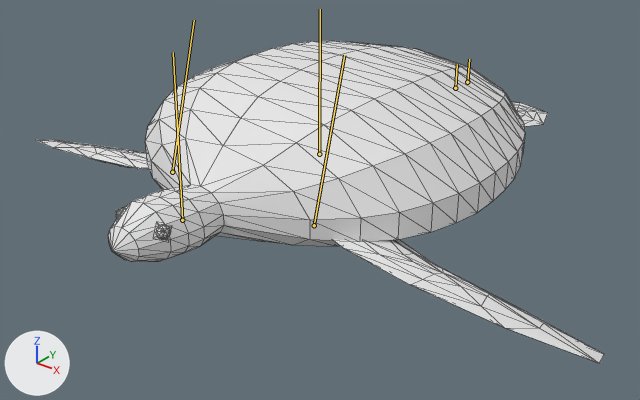
Renders of the glTF model ocean-refined/assets/models/user-sets/sets/creature-set/green-turtle.glb from each side of a commit.
Both versions are drawn from a 50 mm lens placed at (3.31, -4.32, 2.22), pointed at (0.07, -0.28, -0.29). The axes (+X, +Y, +Z) are drawn at lower left. The lights are the same throughout. The first picture is the older version. Both versions are drawn at frame 0 of the action 'swim'; the numbers are the values there. The bones that change, and the others that lie on the model, are drawn over the model as lines. Mesh edges are drawn as thin lines.

Names of what the first picture shows: 'green-turtle_mesh'.
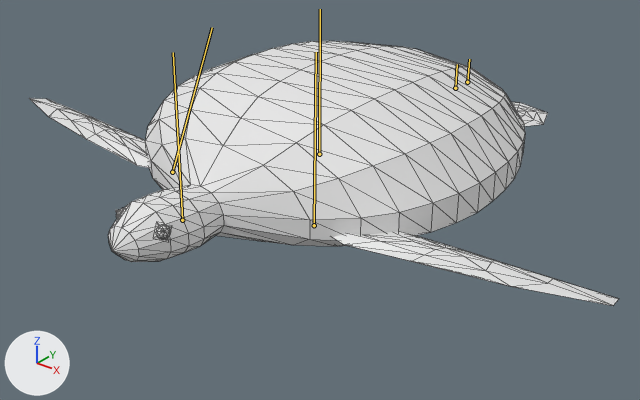
The change in detail:
Bone 'pectoral_L' (bone_pectoral_l) turns from (-16, -1, 0) to (-14, -1, 11) degrees about its own x, y and z.
Bone 'pectoral_R' (bone_pectoral_r) turns from (-16, 1, 0) to (-14, 1, -11) degrees about its own x, y and z.

Location of each change, [x1, y1, x2, y2] in pixels of the pictures (640 x 400 px):
'green-turtle_mesh', posed (18% shorter)
    before: [37, 41, 604, 363]
    after: [29, 41, 618, 306]
bone 'pectoral_L', root to tip
    before: (314, 225) to (344, 55)
    after: (314, 225) to (316, 52)
bone 'pectoral_R', root to tip
    before: (172, 172) to (194, 20)
    after: (172, 172) to (212, 27)
